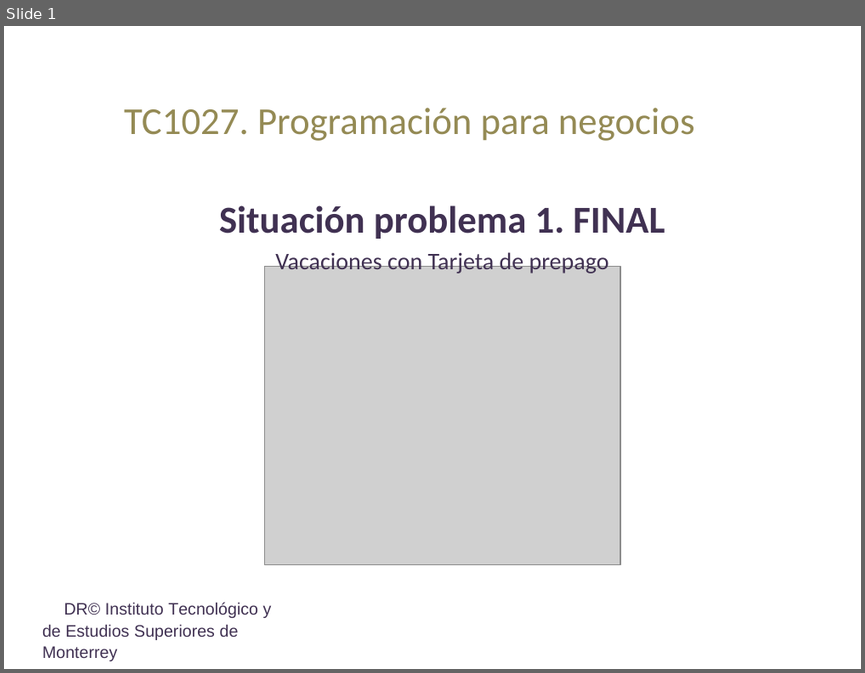
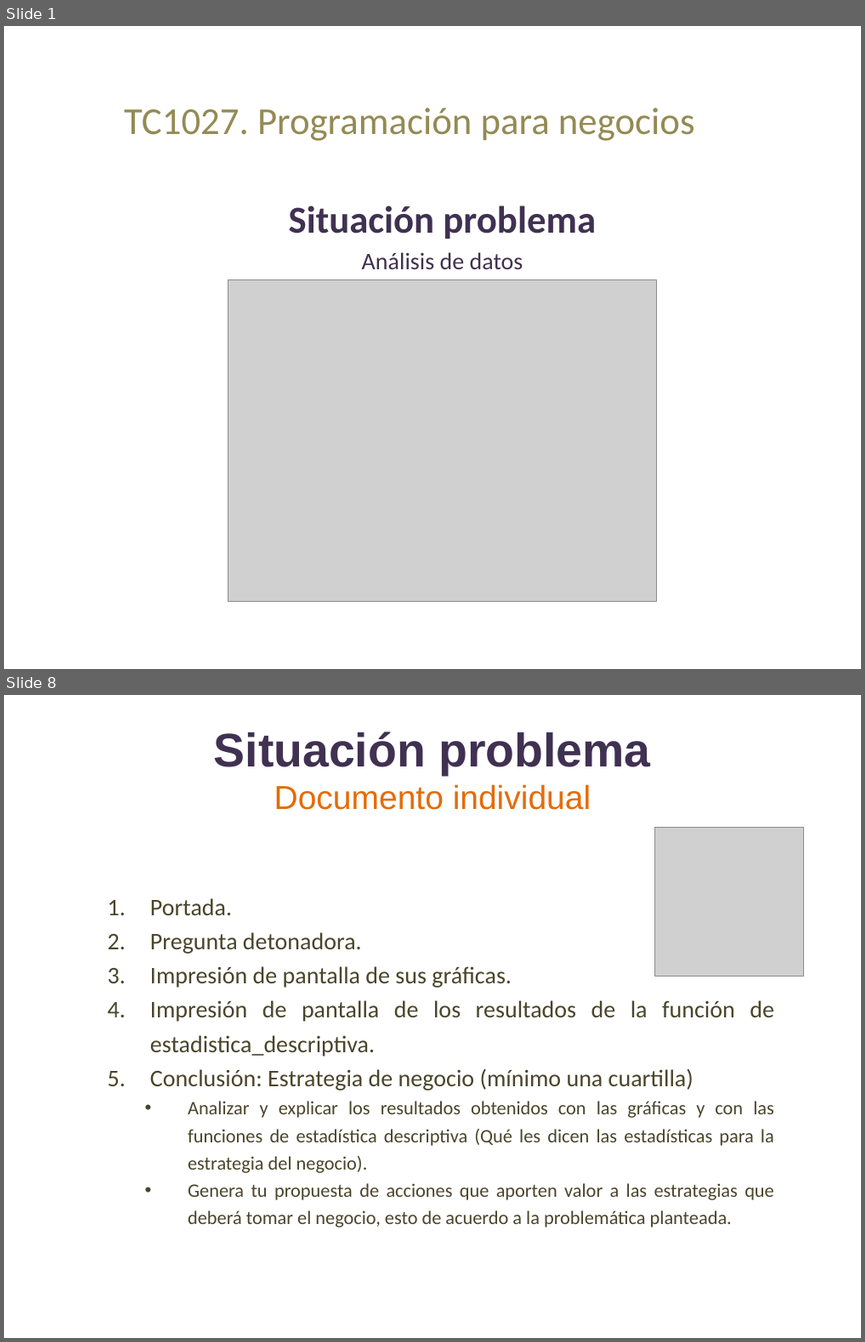
Before and after one commit to lizetheP/Programacion, a slide deck: CalendarioAgo2022/proyecto/SITUACION_PROBLEMA.pptx. Shown one above the other, each under a label of ours: slide 1 before the commit, slides 1 and 8 after it; the slides between them are not shown. The pictures are 865x673 and 865x1342 pixels, drawn with LibreOffice and Linux fonts; fonts in the diff are those of the drawing; grey boxes stand for pictures. Boxes give left, top, right and bottom in pixels: in the first picture for what was removed or moved away, otherwise in the second. Text is boxed around its words. In the diff, an @@ line names an element or a change of style, - is before the commit and + after.

```diff
--- a/CalendarioAgo2022/proyecto/SITUACION_PROBLEMA.pptx
+++ b/CalendarioAgo2022/proyecto/SITUACION_PROBLEMA.pptx
@@ slide 8 added at [4,695,861,1338], background #FFFFFF @@
@@ title added at [214,732,650,810], 27.9 pt, text #E46C0A @@
+Situación problema
+Documento individual
@@ picture added at [655,828,803,976] @@
@@ text added at [150,898,774,1227], 16 pt, text #4A452A @@
+  1. Portada.
+  2. Pregunta detonadora.
+  3. Impresión de pantalla de sus gráficas.
+  4. Impresión de pantalla de los resultados de la función de estadistica_descriptiva.
+  5. Conclusión: Estrategia de negocio (mínimo una cuartilla)
+    • Analizar y explicar los resultados obtenidos con las gráficas y con las funciones de estadística descriptiva (Qué les dicen las estadísticas para la estrategia del negocio).
+    • Genera tu propuesta de acciones que aporten valor a las estrategias que deberá tomar el negocio, esto de acuerdo a la problemática planteada.
@@ slide 1 changed as well @@
@@ subtitle at [289,205,596,269]: text changed; size 20 to 32 pt; bold on @@
-Situación problema 1. FINAL
-Vacaciones con Tarjeta de prepago
+Situación problema
+Análisis de datos
@@ picture: place and size @@
-picture at [264,267,621,565]
+picture at [228,279,657,601]
@@ text removed at [42,601,272,661] @@
-DR© Instituto Tecnológico y de Estudios Superiores de Monterrey
```
Also in this commit, not shown: 2 other slides changed, 14 other slides added, 7 slides removed, 5 other files.
